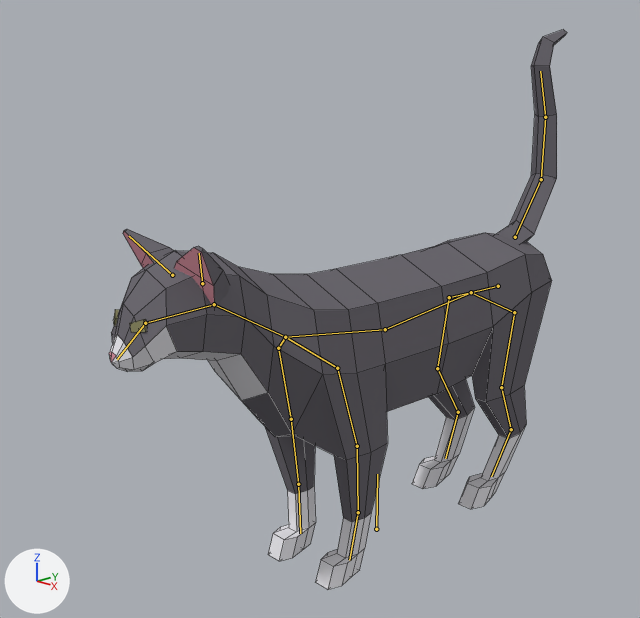
Renders of the Blender file Assets/Art/3D/PlayerCharacters/Cat_v2/Cat_Blend_v2.blend from each side of a commit.
Before and after are seen from a 50 mm lens placed at (4.64, -5.2, 3.93), pointed at (-0.43, -0.27, 1.96). Every picture has the same lights, and +X, +Y and +Z are marked at lower left. The older version comes first. The bones that bend it are drawn over the model as lines. Mesh edges are drawn as thin lines.

In view in the first picture: 'Mesh_Cat'.
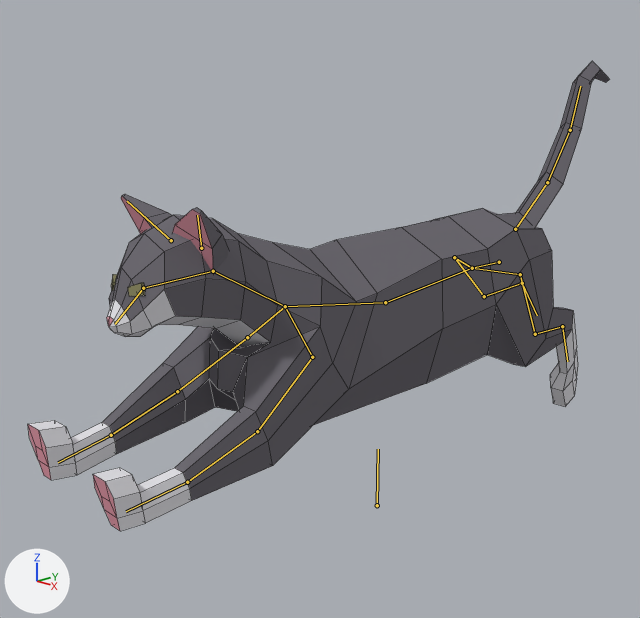
The newer file adds an action. The first version stands in its rest pose; the second is drawn at frame 1 of the action 'Cat_V2_Run'.

What differs and where, as boxes [x1, y1, x2, y2] in the pictures (640 x 618 px):
```json
{"object": "Mesh_Cat", "change": "posed", "before": [109, 29, 567, 589], "after": [28, 61, 609, 531], "on screen": "27% wider, 16% shorter"}
{"bone": "Root", "before": "(376, 529) to (377, 474)", "after": "(377, 505) to (378, 449)"}
{"bone": "FromtLeg.001.R", "before": "(285, 337) to (278, 348)", "after": "(285, 306) to (247, 337)"}
{"bone": "FrontLeg.002.R", "before": "(278, 348) to (291, 419)", "after": "(247, 337) to (177, 391)"}
{"bone": "FromtLeg.001.L", "before": "(285, 337) to (337, 368)", "after": "(285, 306) to (312, 357)"}
{"bone": "FrontLeg.002.L", "before": "(337, 368) to (357, 446)", "after": "(312, 357) to (257, 431)"}
{"bone": "FrontLeg.003.L", "before": "(357, 446) to (358, 512)", "after": "(257, 431) to (187, 482)"}
{"bone": "BackLeg.001.R", "before": "(471, 292) to (449, 297)", "after": "(472, 268) to (454, 257)"}
{"bone": "BackLeg.002.R", "before": "(449, 297) to (437, 368)", "after": "(454, 257) to (484, 296)"}
{"bone": "BackLeg.003.R", "before": "(437, 368) to (458, 412)", "after": "(484, 296) to (522, 283)"}
{"bone": "BackLeg.004.R", "before": "(458, 412) to (445, 458)", "after": "(522, 283) to (537, 315)"}
{"bone": "Hip.015", "before": "(515, 237) to (541, 179)", "after": "(515, 229) to (547, 182)"}
{"bone": "Hip.016", "before": "(541, 179) to (545, 117)", "after": "(547, 182) to (570, 130)"}
{"bone": "Hip.017", "before": "(545, 117) to (540, 71)", "after": "(570, 130) to (580, 86)"}
{"bone": "BackLeg.001.L", "before": "(471, 292) to (514, 312)", "after": "(472, 268) to (520, 274)"}
{"bone": "BackLeg.002.L", "before": "(514, 312) to (501, 387)", "after": "(520, 274) to (535, 334)"}
{"bone": "BackLeg.003.L", "before": "(501, 387) to (511, 429)", "after": "(535, 334) to (562, 326)"}
```

Edits to the scene script, one JSON object a line:
```json
{"block": "bone_root", "where": "bone_root = bpy.data.objects['Armature'].pose.bones['Root']"}
{"op": "set", "path": "bone_root.location", "old": "(0.0, 0.0, 0.0)", "new": "(0.0, 0.23, 0.0)"}
{"block": "bone_fromtleg_001_r", "where": "bone_fromtleg_001_r = bpy.data.objects['Armature'].pose.bones['FromtLeg.001.R']  # child of 'UpperBack'"}
{"op": "set", "path": "bone_fromtleg_001_r.rotation_quaternion", "old": "(1.0, 0.0, 0.0, 0.0)", "new": "(0.848, -0.361, 0.388, 0.0)", "note": "degrees (0, 0, 0) -> degrees (-54, 41, -22)"}
{"block": "bone_frontleg_002_r", "where": "bone_frontleg_002_r = bpy.data.objects['Armature'].pose.bones['FrontLeg.002.R']  # child of 'FromtLeg.001.R'"}
{"op": "set", "path": "bone_frontleg_002_r.rotation_quaternion", "old": "(1.0, 0.0, 0.0, 0.0)", "new": "(0.99, -0.139, 0.01, 0.0)", "note": "degrees (0, 0, 0) -> degrees (-16, 1, 0)"}
{"block": "bone_fromtleg_001_l", "where": "bone_fromtleg_001_l = bpy.data.objects['Armature'].pose.bones['FromtLeg.001.L']  # child of 'UpperBack'"}
{"op": "set", "path": "bone_fromtleg_001_l.rotation_quaternion", "old": "(1.0, 0.0, 0.0, 0.0)", "new": "(0.897, -0.302, -0.324, 0.0)", "note": "degrees (0, 0, 0) -> degrees (-42, -36, 14)"}
{"block": "bone_frontleg_002_l", "where": "bone_frontleg_002_l = bpy.data.objects['Armature'].pose.bones['FrontLeg.002.L']  # child of 'FromtLeg.001.L'"}
{"op": "set", "path": "bone_frontleg_002_l.rotation_quaternion", "old": "(1.0, 0.0, 0.0, 0.0)", "new": "(0.988, -0.151, -0.011, 0.0)", "note": "degrees (0, 0, 0) -> degrees (-17, -1, 0)"}
{"block": "bone_frontleg_003_l", "where": "bone_frontleg_003_l = bpy.data.objects['Armature'].pose.bones['FrontLeg.003.L']  # child of 'FrontLeg.002.L'"}
{"op": "set", "path": "bone_frontleg_003_l.rotation_quaternion", "old": "(1.0, 0.0, 0.0, 0.0)", "new": "(0.998, -0.057, 0.003, 0.0)", "note": "degrees (0, 0, 0) -> degrees (-7, 0, 0)"}
{"block": "bone_backleg_001_r", "where": "bone_backleg_001_r = bpy.data.objects['Armature'].pose.bones['BackLeg.001.R']  # child of 'Hip'"}
{"op": "set", "path": "bone_backleg_001_r.rotation_quaternion", "old": "(1.0, 0.0, 0.0, 0.0)", "new": "(0.932, 0.185, -0.311, 0.0)", "note": "degrees (0, 0, 0) -> degrees (25, -35, -8)"}
{"block": "bone_backleg_002_r", "where": "bone_backleg_002_r = bpy.data.objects['Armature'].pose.bones['BackLeg.002.R']  # child of 'BackLeg.001.R'"}
{"op": "set", "path": "bone_backleg_002_r.rotation_quaternion", "old": "(1.0, 0.0, 0.0, 0.0)", "new": "(0.99, 0.142, 0.0, 0.0)", "note": "degrees (0, 0, 0) -> degrees (16, 0, 0)"}
{"block": "bone_backleg_003_r", "where": "bone_backleg_003_r = bpy.data.objects['Armature'].pose.bones['BackLeg.003.R']  # child of 'BackLeg.002.R'"}
{"op": "set", "path": "bone_backleg_003_r.rotation_quaternion", "old": "(1.0, 0.0, 0.0, 0.0)", "new": "(0.998, 0.062, 0.006, 0.0)", "note": "degrees (0, 0, 0) -> degrees (7, 1, 0)"}
{"block": "bone_backleg_004_r", "where": "bone_backleg_004_r = bpy.data.objects['Armature'].pose.bones['BackLeg.004.R']  # child of 'BackLeg.003.R'"}
{"op": "set", "path": "bone_backleg_004_r.rotation_quaternion", "old": "(1.0, 0.0, 0.0, 0.0)", "new": "(0.999, -0.036, -0.003, 0.0)", "note": "degrees (0, 0, 0) -> degrees (-4, 0, 0)"}
{"block": "bone_hip_015", "where": "bone_hip_015 = bpy.data.objects['Armature'].pose.bones['Hip.015']  # child of 'Hip'"}
{"op": "set", "path": "bone_hip_015.location", "old": "(0.0, 0.0, 0.0)", "new": "(0.0, -0.12, -0.091)"}
{"op": "set", "path": "bone_hip_015.rotation_quaternion", "old": "(1.0, 0.0, 0.0, 0.0)", "new": "(0.991, -0.131, 0.0, 0.0)", "note": "degrees (0, 0, 0) -> degrees (-15, 0, 0)"}
{"block": "bone_hip_016", "where": "bone_hip_016 = bpy.data.objects['Armature'].pose.bones['Hip.016']  # child of 'Hip.015'"}
{"op": "set", "path": "bone_hip_016.rotation_quaternion", "old": "(1.0, 0.0, 0.0, 0.0)", "new": "(0.985, -0.17, 0.0, 0.0)", "note": "degrees (0, 0, 0) -> degrees (-20, 0, 0)"}
{"block": "bone_hip_017", "where": "bone_hip_017 = bpy.data.objects['Armature'].pose.bones['Hip.017']  # child of 'Hip.016'"}
{"op": "set", "path": "bone_hip_017.rotation_quaternion", "old": "(1.0, 0.0, 0.0, 0.0)", "new": "(1.0, -0.023, 0.0, 0.0)", "note": "degrees (0, 0, 0) -> degrees (-3, 0, 0)"}
{"block": "bone_backleg_001_l", "where": "bone_backleg_001_l = bpy.data.objects['Armature'].pose.bones['BackLeg.001.L']  # child of 'Hip'"}
{"op": "set", "path": "bone_backleg_001_l.rotation_quaternion", "old": "(1.0, 0.0, 0.0, 0.0)", "new": "(0.961, 0.141, 0.237, 0.0)", "note": "degrees (0, 0, 0) -> degrees (18, 27, 4)"}
{"block": "bone_backleg_002_l", "where": "bone_backleg_002_l = bpy.data.objects['Armature'].pose.bones['BackLeg.002.L']  # child of 'BackLeg.001.L'"}
{"op": "set", "path": "bone_backleg_002_l.rotation_quaternion", "old": "(1.0, 0.0, 0.0, 0.0)", "new": "(0.998, 0.055, 0.0, 0.0)", "note": "degrees (0, 0, 0) -> degrees (6, 0, 0)"}
{"block": "bone_backleg_003_l", "where": "bone_backleg_003_l = bpy.data.objects['Armature'].pose.bones['BackLeg.003.L']  # child of 'BackLeg.002.L'"}
{"op": "set", "path": "bone_backleg_003_l.rotation_quaternion", "old": "(1.0, 0.0, 0.0, 0.0)", "new": "(0.989, 0.145, -0.014, 0.0)", "note": "degrees (0, 0, 0) -> degrees (17, -2, 0)"}
```
